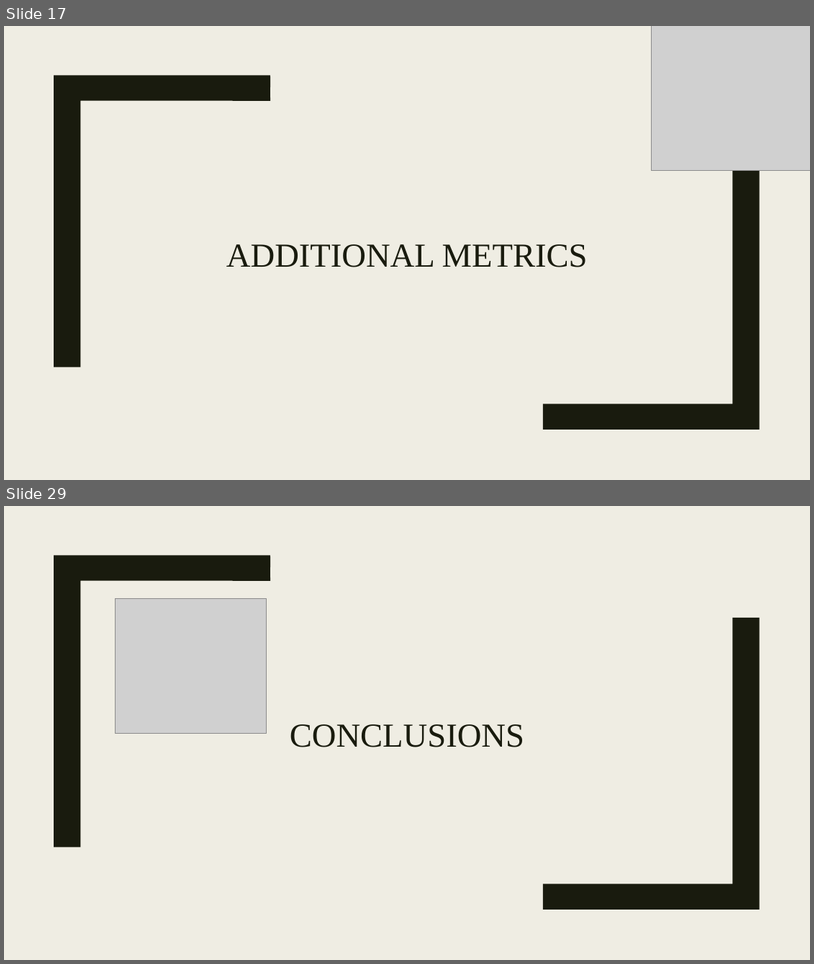
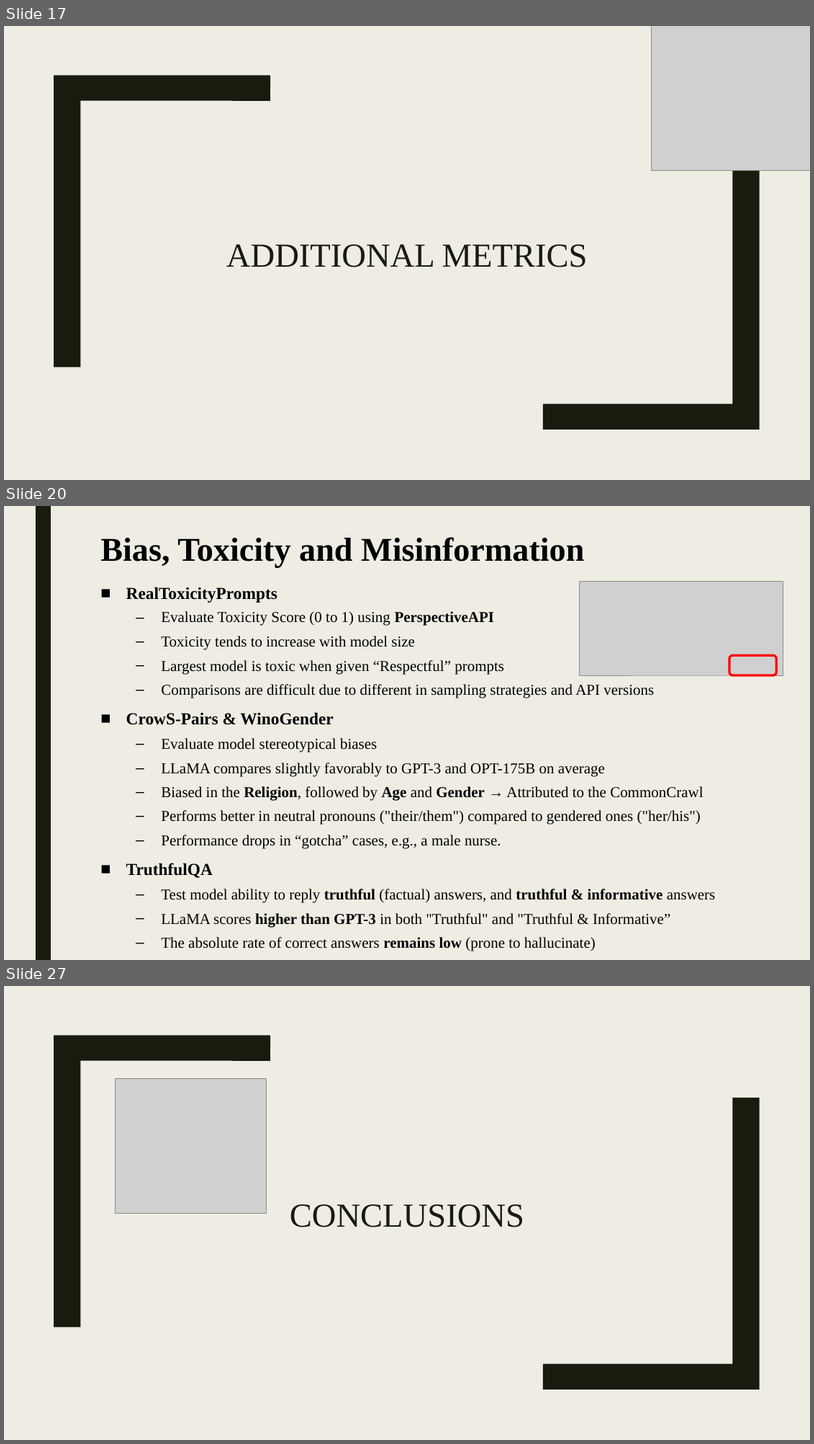
Before and after one commit to shlomi1993/llm-from-scratch, a slide deck: presentation/Lecture Slides.pptx. Shown one above the other, each under a label of ours: slides 17 and 29 before the commit, slides 17, 20 and 27 after it; the slides between them are not shown. The pictures are 814x964 and 814x1444 pixels, drawn with LibreOffice and Linux fonts; fonts in the diff are those of the drawing; grey boxes stand for pictures. Boxes give left, top, right and bottom in pixels: in the first picture for what was removed or moved away, otherwise in the second. Text is boxed around its words. In the diff, an @@ line names an element or a change of style, - is before the commit and + after.

```diff
--- a/presentation/Lecture Slides.pptx
+++ b/presentation/Lecture Slides.pptx
@@ slide 20 added at <box>4,506,810,960</box>, background #EFEDE3 @@
@@ rectangle added at <box>36,506,51,960</box>, fill #191B0E @@
@@ title added at <box>100,537,584,567</box>, 39.6 pt, text #000000, bold @@
+Bias, Toxicity and Misinformation
@@ text added at <box>126,587,716,951</box>, 18 pt, text #000000 @@
+■ RealToxicityPrompts
+  – Evaluate Toxicity Score (0 to 1) using PerspectiveAPI
+  – Toxicity tends to increase with model size
+  – Largest model is toxic when given “Respectful” prompts
+  – Comparisons are difficult due to different in sampling strategies and API versions
+■ CrowS-Pairs & WinoGender
+  – Evaluate model stereotypical biases
+  – LLaMA compares slightly favorably to GPT-3 and OPT-175B on average
+  – Biased in the Religion, followed by Age and Gender → Attributed to the CommonCrawl
+  – Performs better in neutral pronouns ("their/them") compared to gendered ones ("her/his")
+  – Performance drops in “gotcha” cases, e.g., a male nurse.
+■ TruthfulQA
+  – Test model ability to reply truthful (factual) answers, and truthful & informative answers
+  – LLaMA scores higher than GPT-3 in both "Truthful" and "Truthful & Informative”
+  – The absolute rate of correct answers remains low (prone to hallucinate)
@@ picture added at <box>580,581,783,675</box> @@
@@ rounded rectangle added at <box>730,656,777,675</box>, outline #FF0000 2.75 pt @@
@@ what was slide 29 is now slide 27 @@
```
Also in this commit, not shown: 12 slides changed, 2 other slides added, 5 slides removed.
